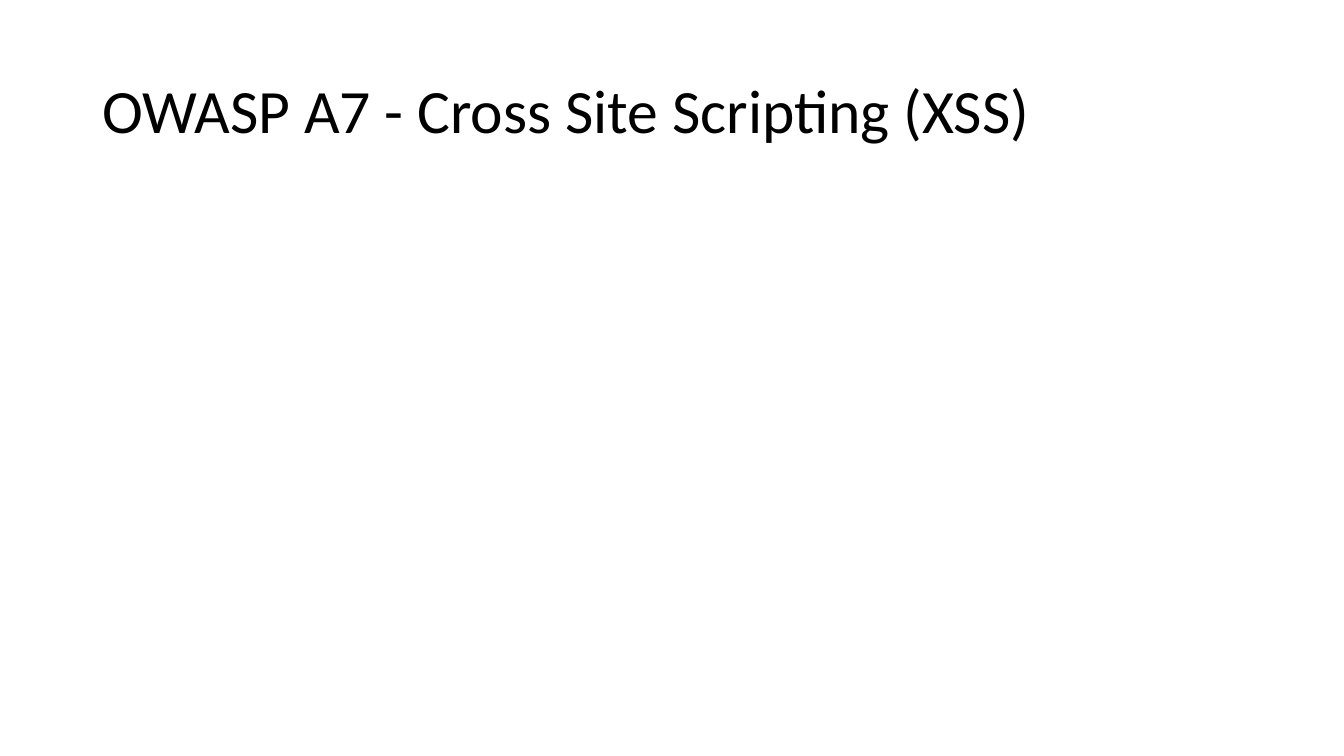
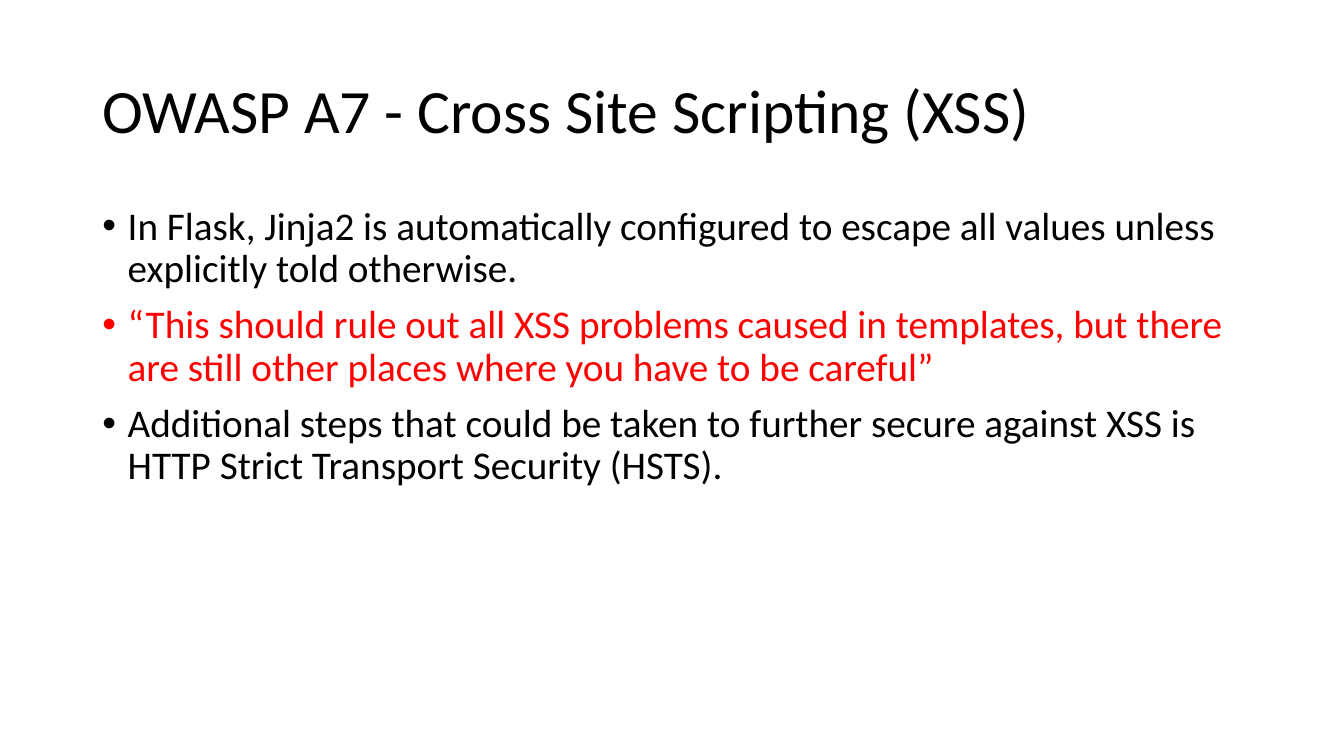
Before and after one commit to jkunnas58/dat250_netbank_fall_2020, a slide deck: slide 17 of Project_report_group_9.pptx. Drawn at 1344x756 pixels with LibreOffice and Linux fonts; fonts in the diff are those of the drawing. Boxes give left, top, right and bottom in pixels: in the first picture for what was removed or moved away, otherwise in the second. Text is boxed around its words. In the diff, an @@ line names an element or a change of style, - is before the commit and + after.

```diff
--- a/Project_report_group_9.pptx
+++ b/Project_report_group_9.pptx
@@ text added at [128, 212, 1222, 486], 28 pt, text #000000 @@
+• In Flask, Jinja2 is automatically configured to escape all values unless explicitly told otherwise.
+• “This should rule out all XSS problems caused in templates, but there are still other places where you have to be careful”
+• Additional steps that could be taken to further secure against XSS is HTTP Strict Transport Security (HSTS).
```
Also in this commit, not shown: 6 other slides changed.
